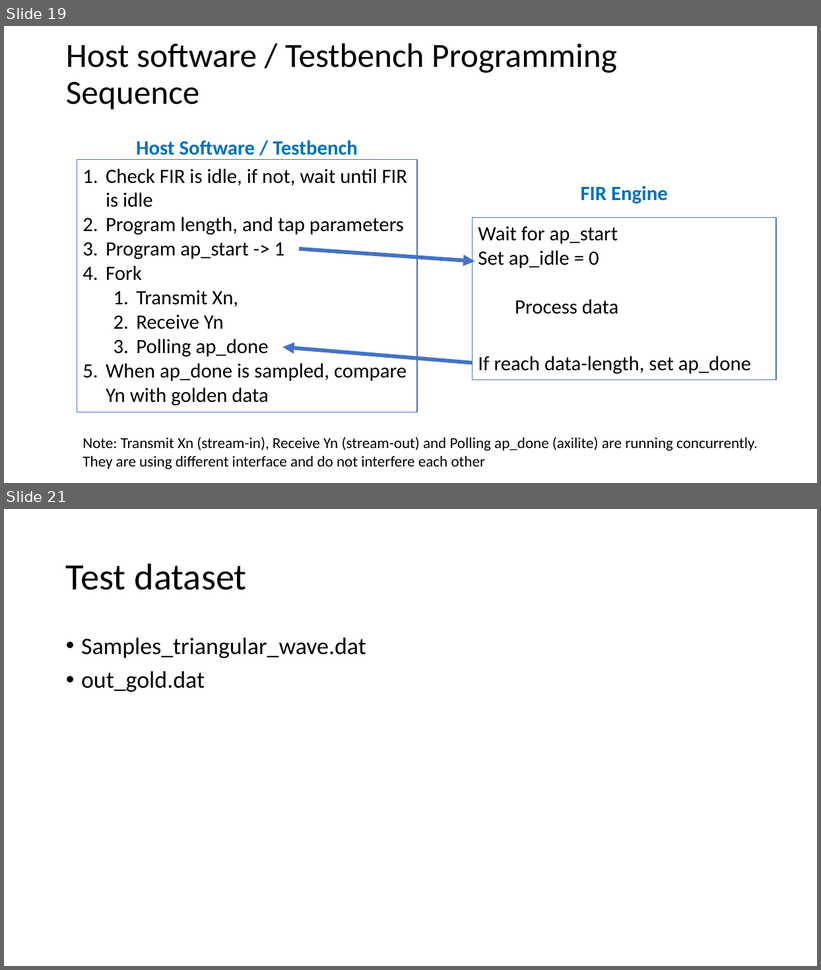
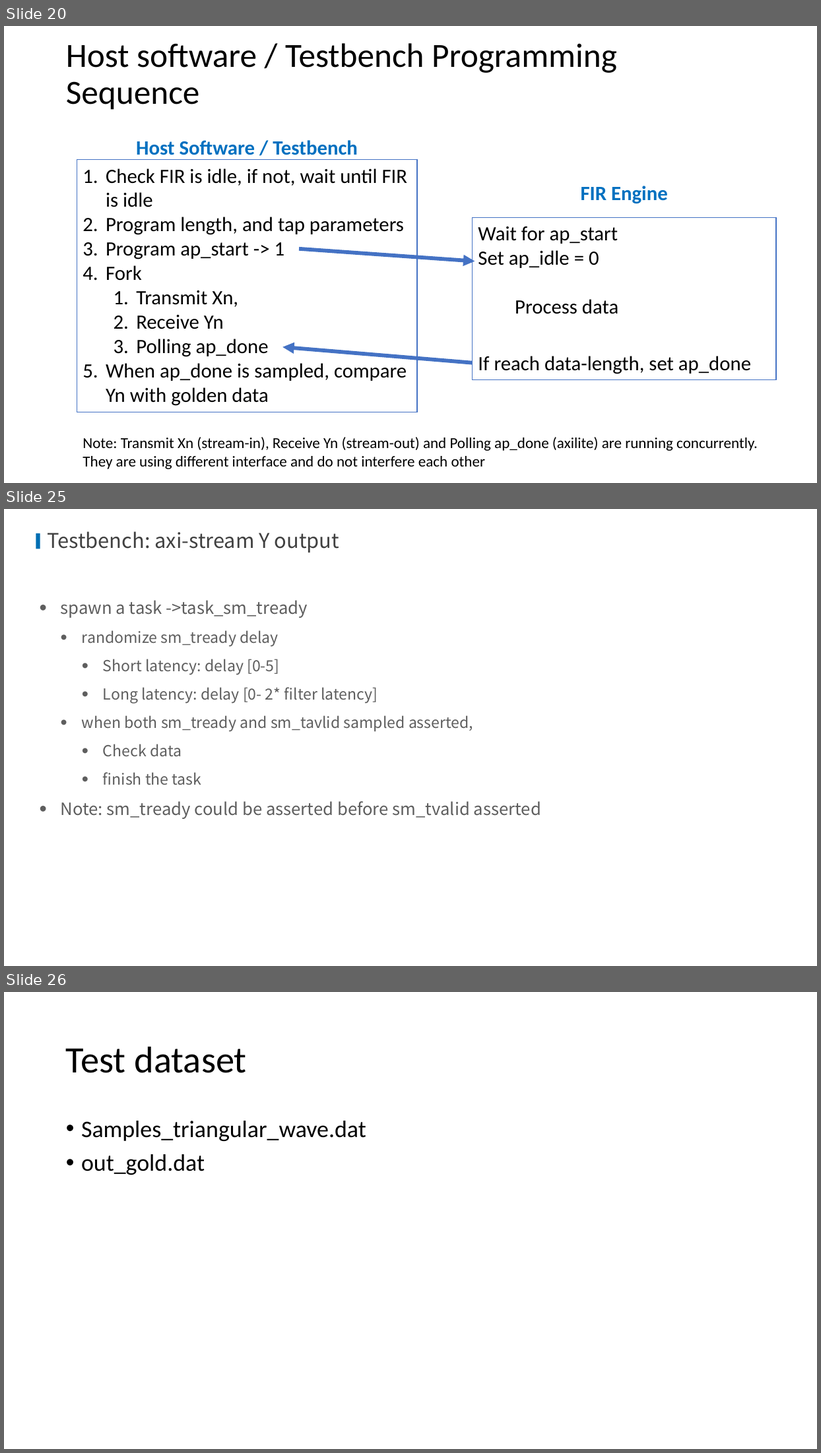
Before and after one commit to bol-edu/caravel-soc_fpga-lab, a slide deck: lab-fir/lab3-fir-workbook.pptx. Shown one above the other, each under a label of ours: slides 19 and 21 before the commit, slides 20, 25 and 26 after it; the slides between them are not shown. The pictures are 821x970 and 821x1453 pixels, drawn with LibreOffice and Linux fonts; fonts in the diff are those of the drawing; background and template pictures are left out. Boxes give left, top, right and bottom in pixels: in the first picture for what was removed or moved away, otherwise in the second. Text is boxed around its words. In the diff, an @@ line names an element or a change of style, - is before the commit and + after.

```diff
--- a/lab-fir/lab3-fir-workbook.pptx
+++ b/lab-fir/lab3-fir-workbook.pptx
@@ slide 25 added at (x1=4, y1=509, x2=817, y2=966), background picture (left out) @@
@@ rectangle added at (x1=36, y1=533, x2=40, y2=549), fill #006EB3 @@
@@ title added at (x1=47, y1=531, x2=339, y2=553), 24 pt, text #404040 @@
+Testbench: axi-stream Y output
@@ text added at (x1=61, y1=600, x2=541, y2=819), 18 pt, text #5E5E5E @@
+• spawn a task ->task_sm_tready
+  • randomize sm_tready delay
+    • Short latency: delay [0-5]
+    • Long latency: delay [0- 2* filter latency]
+  • when both sm_tready and sm_tavlid sampled asserted,
+    • Check data
+    • finish the task
+• Note: sm_tready could be asserted before sm_tvalid asserted
@@ what was slide 19 is now slide 20 @@
@@ what was slide 21 is now slide 26 @@
```
Also in this commit, not shown: 8 slides changed, 4 other slides added, 1 other file.
